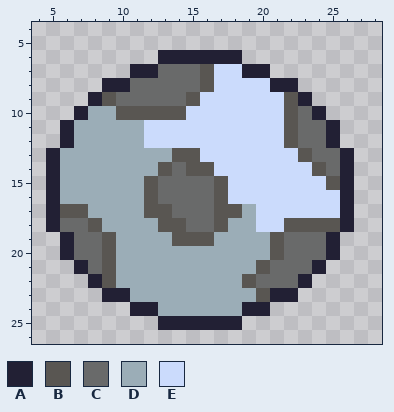
File history of a pixel-art sprite, assets/bullets/help/Moongirl3.png. The first picture shows the starting point.
The file is 32x32 pixels. Shown: x 4..28, y 4..26.
Palette (. is transparent): A #222034  B #595652  C #696a6a  D #9badb7  E #cbdbfc
Pixels before, first column x 5:
 6 ........AAAAAA........
 7 ......AACCCBEEAA......
 8 ....AACCCCCBEEEEAA....
 9 ...ABCCCCCBEEEEEEBA...
10 ..ADDBBBBBEEEEEEEBCA..
11 .ADDDDDEEEEEEEEEEBCCA.
12 .ADDDDDEEEEEEEEEEBCCA.
13 ADDDDDDDDBBEEEEEEEBCCA
14 ADDDDDDDBCBBEEEEEEEBCA
15 ADDDDDDBCCCCBEEEEEEEBA
16 ADDDDDDBCCCCBEEEEEEEEA
17 ABBDDDDBBCCCBBDEEEEEEA
18 ACCBDDDDBBCCBDDEEBBBBA
19 .ACCBDDDDBBBDDDDBCCCA.
20 .ACCBDDDDDDDDDDDBCCCA.
21 ..ACBDDDDDDDDDDBCCCA..
22 ...ABDDDDDDDDDBCCCA...
23 ....AADDDDDDDDDBAA....
24 ......AADDDDDDAA......
25 ........AAAAAA........
After:
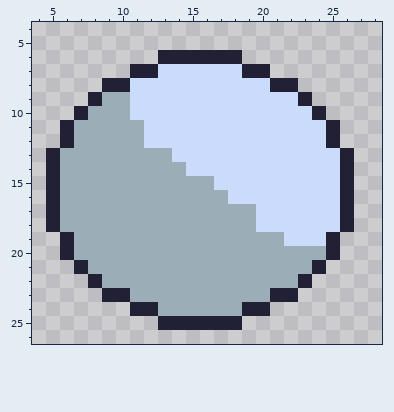
Changes in this commit:
Changed rows in their new state; - is an unchanged pixel.
first column x 6:
 7 -------EEEE---------
 8 -----EEEEEE---------
 9 ---DDEEEEE------E---
10 ----DEEEE-------EE--
11 ----------------EEE-
12 ----------------EEE-
13 --------EE-------EEE
14 -------DDEE-------EE
15 ------DDDDDE-------E
16 ------DDDDDD--------
17 DD----DDDDDDD-------
18 DDD----DDDDD----EEEE
19 -DDD----DDD----DEEE-
20 -DDD-----------DDDD-
21 --DD----------DDDD--
22 ---D---------DDDD---
23 --------------D-----
Boxes around the changes in both pictures, in picture pixels (x1, y1, x2, y2):
changed: (60, 64, 340, 302)
